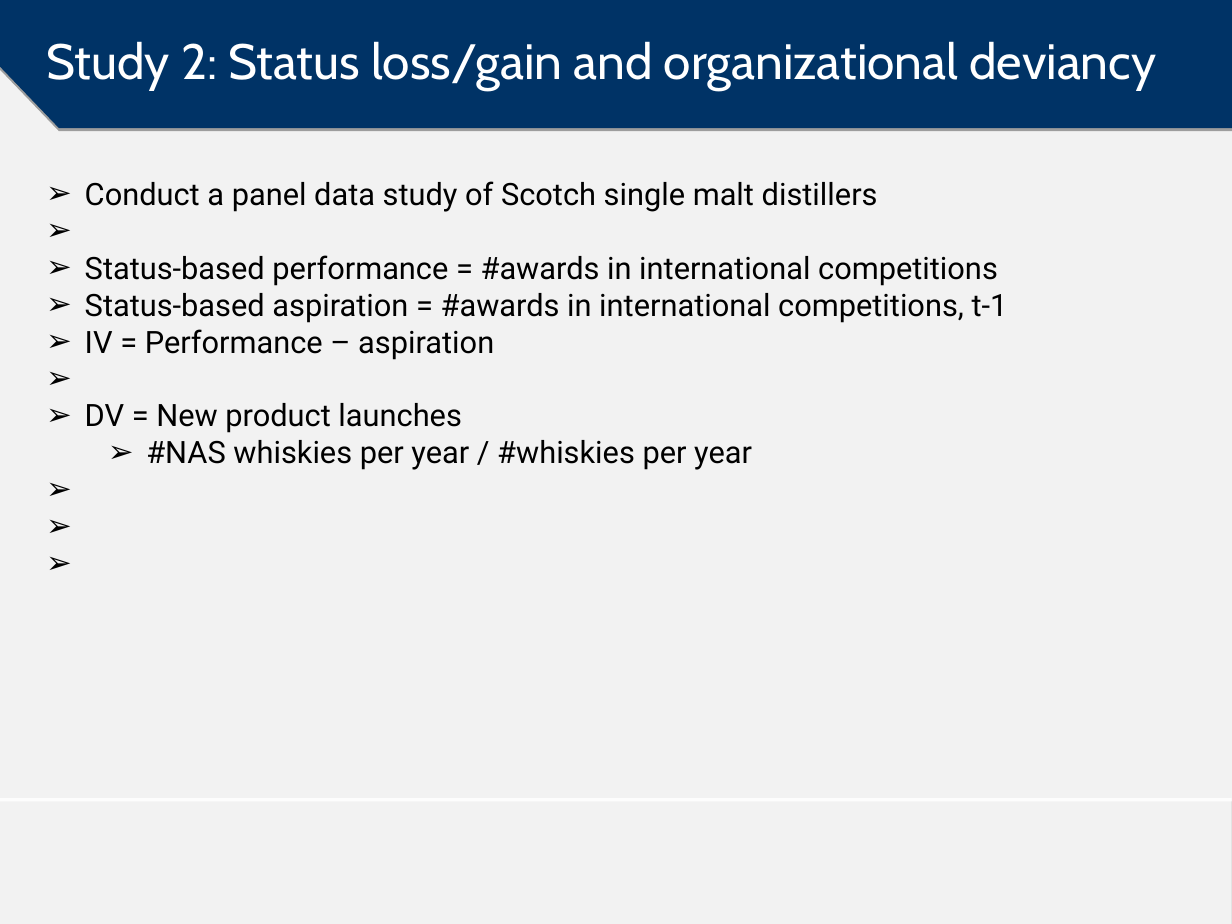
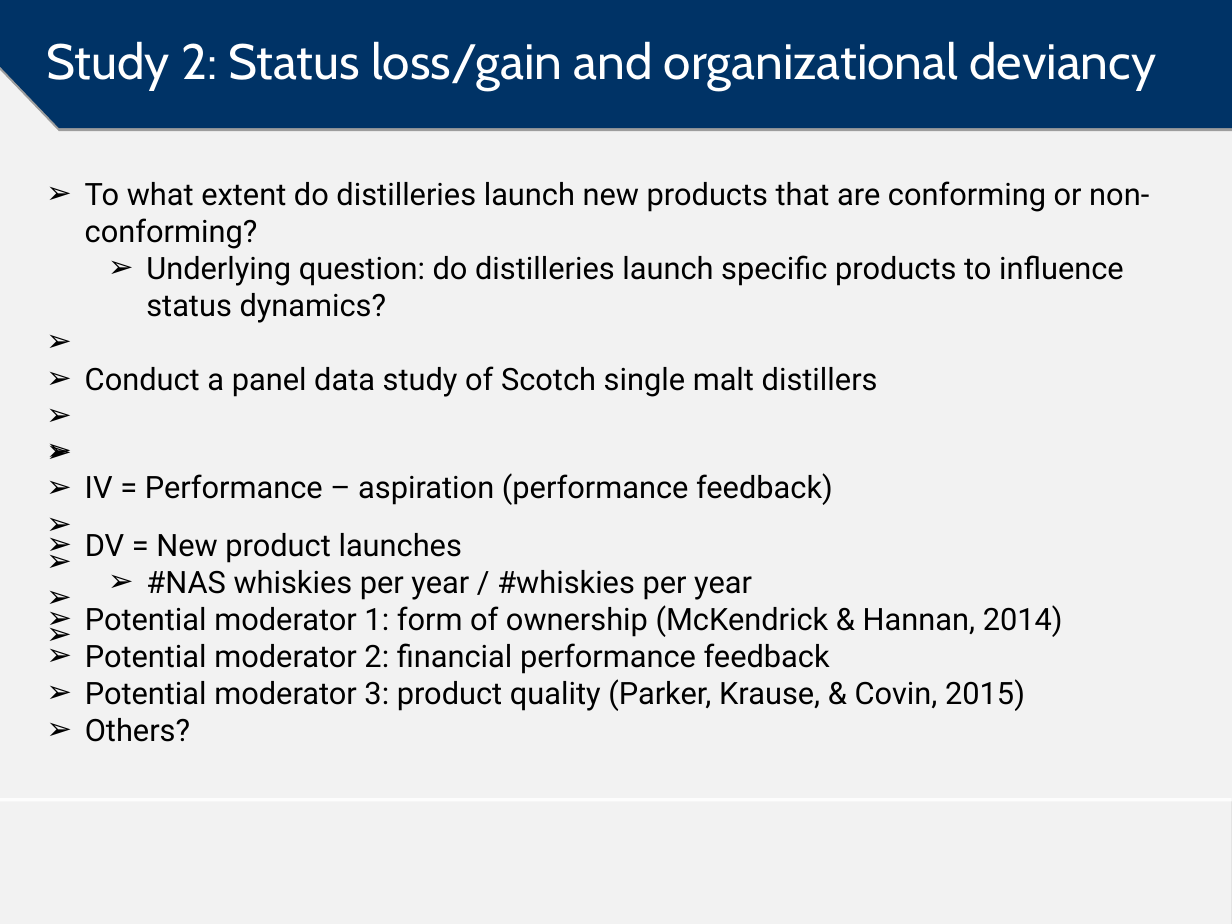
Before and after one commit to mzelst/talks, a slide deck: slide 12 of 2017/20171108 JFF_TilburgUni/20171108 Status shortfalls and non-conformity - An extension in the Scotch whisky industry.odp (slide 7 before the commit). Drawn at 1232x924 pixels with LibreOffice and Linux fonts; fonts in the diff are those of the drawing; background and template pictures are left out. Boxes give left, top, right and bottom in pixels: in the first picture for what was removed or moved away, otherwise in the second. Text is boxed around its words. In the diff, an @@ line names an element or a change of style, - is before the commit and + after.

```diff
--- a/2017/20171108 JFF_TilburgUni/20171108 Status shortfalls and non-conformity - An extension in the Scotch whisky industry.odp
+++ b/2017/20171108 JFF_TilburgUni/20171108 Status shortfalls and non-conformity - An extension in the Scotch whisky industry.odp
@@ text removed at box(85, 181, 1008, 470) @@
-➢ Conduct a panel data study of Scotch single malt distillers
-➢ Status-based performance = #awards in international competitions
-➢ Status-based aspiration = #awards in international competitions, t-1
-➢ IV = Performance – aspiration
-➢ DV = New product launches
-  ➢ #NAS whiskies per year / #whiskies per year
@@ text added at box(85, 181, 1149, 397), 18 pt, text #000000 @@
+➢ To what extent do distilleries launch new products that are conforming or non-conforming?
+  ➢ Underlying question: do distilleries launch specific products to influence status dynamics?
+➢ Conduct a panel data study of Scotch single malt distillers
@@ text added at box(85, 473, 833, 505), 18 pt, text #000000 @@
+➢ IV = Performance – aspiration (performance feedback)
@@ free added at box(34, 520, 1210, 754), 18 pt, text #000000 @@
+➢ DV = New product launches
+  ➢ #NAS whiskies per year / #whiskies per year
+➢ Potential moderator 1: form of ownership (McKendrick & Hannan, 2014)
+➢ Potential moderator 2: financial performance feedback
+➢ Potential moderator 3: product quality (Parker, Krause, & Covin, 2015)
+➢ Others?
```
Also in this commit, not shown: 5 other slides changed, 6 slides added, 2 other files.
